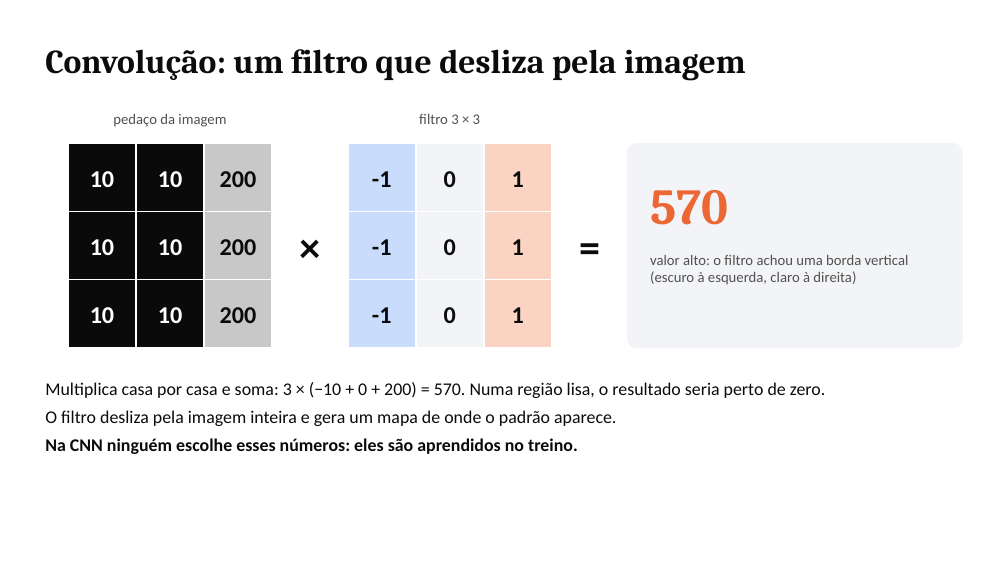
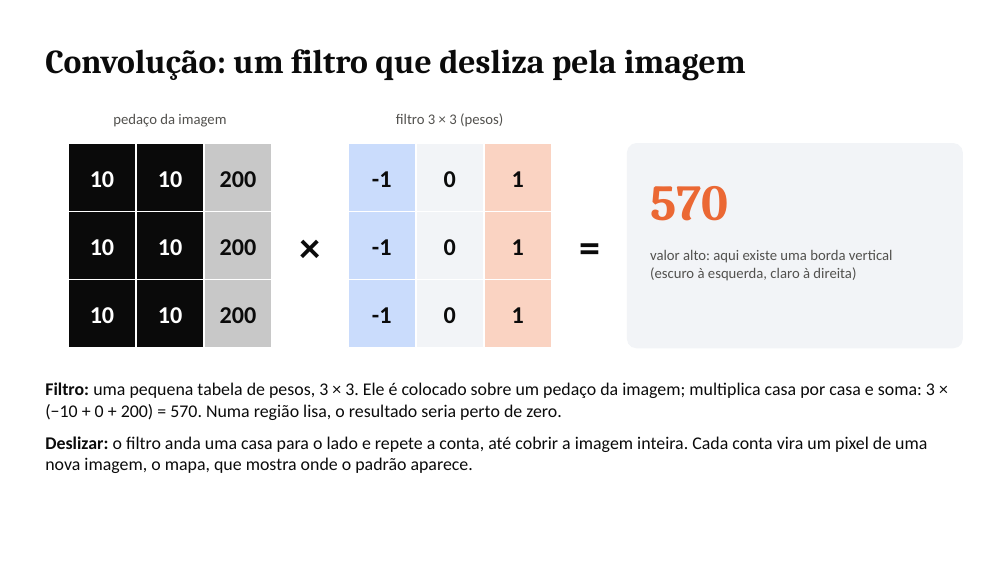
Before and after one commit to DaviPac/topicos-avancados-ia, a slide deck: slide 7 of code/cnn-pneumonia-r/slides/videoaula_cnn_r.pptx (slide 5 before the commit). Drawn at 1008x567 pixels with LibreOffice and Linux fonts; fonts in the diff are those of the drawing. Boxes give left, top, right and bottom in pixels: in the first picture for what was removed or moved away, otherwise in the second. Text is boxed around its words. In the diff, an @@ line names an element or a change of style, - is before the commit and + after.

```diff
--- a/code/cnn-pneumonia-r/slides/videoaula_cnn_r.pptx
+++ b/code/cnn-pneumonia-r/slides/videoaula_cnn_r.pptx
@@ text at [396, 113, 503, 127]: text changed @@
-filtro 3 × 3
+filtro 3 × 3 (pesos)
@@ text "570": place and size @@
-text "570" at [650, 190, 728, 225]
+text "570" at [650, 186, 728, 221]
@@ text at [650, 250, 893, 281]: text changed @@
-valor alto: o filtro achou uma borda vertical (escuro à esquerda, claro à direita)
+valor alto: aqui existe uma borda vertical (escuro à esquerda, claro à direita)
@@ text at [45, 382, 935, 473]: text changed @@
-Multiplica casa por casa e soma: 3 × (−10 + 0 + 200) = 570. Numa região lisa, o resultado seria perto de zero.
-O filtro desliza pela imagem inteira e gera um mapa de onde o padrão aparece.
-Na CNN ninguém escolhe esses números: eles são aprendidos no treino.
+Filtro: uma pequena tabela de pesos, 3 × 3. Ele é colocado sobre um pedaço da imagem; multiplica casa por casa e soma: 3 × (−10 + 0 + 200) = 570. Numa região lisa, o resultado seria perto de zero.
+Deslizar: o filtro anda uma casa para o lado e repete a conta, até cobrir a imagem inteira. Cada conta vira um pixel de uma nova imagem, o mapa, que mostra onde o padrão aparece.
```
Also in this commit, not shown: 8 other slides changed, 19 slides added, 10 slides removed, 13 other files.
